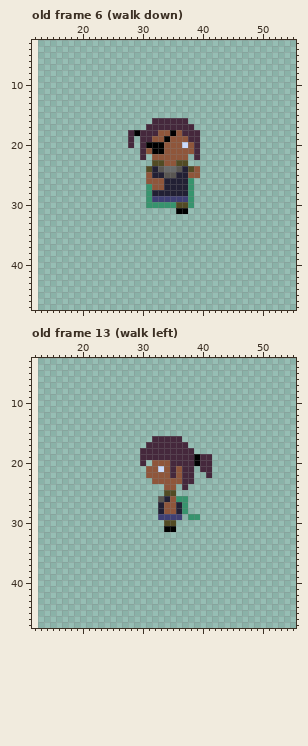
A pixel-art file gets an edit: assets/april/ammellan_2.aseprite. Above is the file before it was changed.
48x48 pixels, 82 frames. Shown: old frame 6 (walk down): x 12..55, y 3..47; old frame 13 (walk left): x 12..55, y 3..47. The old version is drawn lined up with the new one, on the new canvas. The commit also changed other frames, which this record leaves out.
New version:
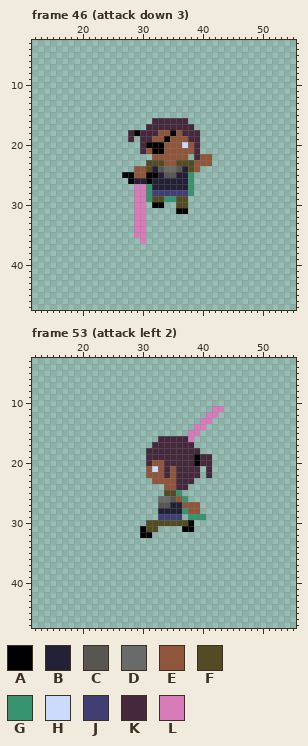
Palette (. is transparent): A #000000  B #222034  C #595652  D #696a6a  E #8f563b  F #524b24  G #37946e  H #cbdbfc  J #3f3f74  K #45283c  L #d77bba
A new or re-ordered frame is compared with the old frame closest to it.
Message: attack down and left
From old to new:
canvas 48x48 -> 61x56, the old top-left corner now at 13,0
frames 82 -> 100
Frame 46 (attack down 3) is new; against old frame 6 (walk down):
y 20: x 28 K -> .
y 22: x 30 K -> .; x 40..41 .. -> EE
y 23: x 31 . -> F; x 38..41 .... -> FEEE
y 24: x 29..30 .. -> EE
y 25: x 27..32 ....EB -> AAEEAA; x 38..39 EE -> G.
y 26: x 28..33 ...EEE -> ABBABB
y 27: x 29..30 .. -> LL; x 32..33 EE -> BB
y 28: x 29..30 .. -> LL; x 32..37 BBBBBB -> JJJJJJ
y 29: x 29..30 .. -> LL; x 32..38 JJJJJJG -> FFGGFF.
y 30: x 29..35 ..GGGGG -> LL.AA..; x 38 G -> .
y 31..35: x 29..30 .. -> LL
y 36: x 30 . -> L
Frame 53 (attack left 2) is new; against old frame 13 (walk left):
y 11: x 42..43 .. -> LL
y 12: x 41..42 .. -> LL
y 13: x 40..41 .. -> LL
y 14: x 39..40 .. -> LL
y 15: x 38..39 .. -> LL
y 16: x 32 K -> .; x 37..38 .. -> KL
y 17: x 31 K -> .; x 38 . -> K
y 18: x 30 K -> .; x 39 . -> K
y 19: x 30 K -> .
y 20: x 30..31 K. -> .K; x 34 E -> K
y 21: x 32..36 EHEKE -> HEKEK; x 39..40 .K -> K.
y 22: x 34..36 EKE -> KEK; x 39 . -> K
y 23: x 36 E -> K
y 24: x 36 . -> K
y 25: x 36 . -> G
y 26: x 33..36 CBEG -> DDCE
y 27: x 33..35 BEE -> CCB; x 37..39 G.. -> EEE
y 28: x 34..35 EE -> BB; x 38..39 .. -> EE
y 29: x 40 . -> G
y 30: x 31..33 ... -> FFF; x 36..38 ... -> FFA
y 31: x 30..32 ... -> AFF; x 34..35 AA -> ..; x 37..38 .. -> AA
y 32: x 30..31 .. -> AA
Changed places in both pictures, as pixel boxes (x1, y1, x2, y2):
changed: (122, 142, 212, 244)
changed: (140, 406, 224, 538)
